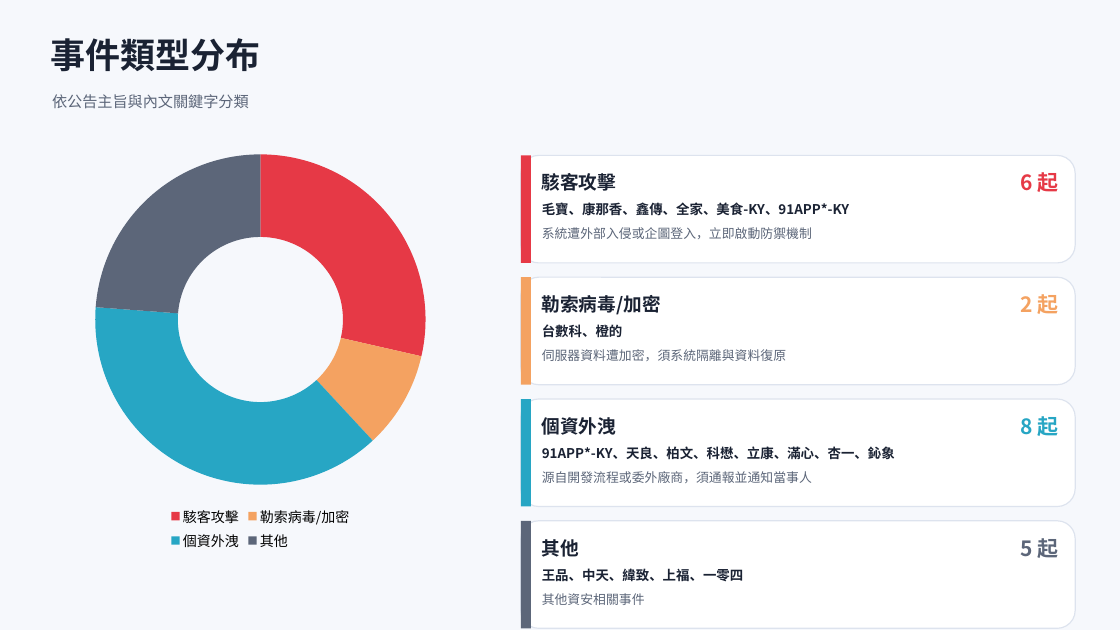
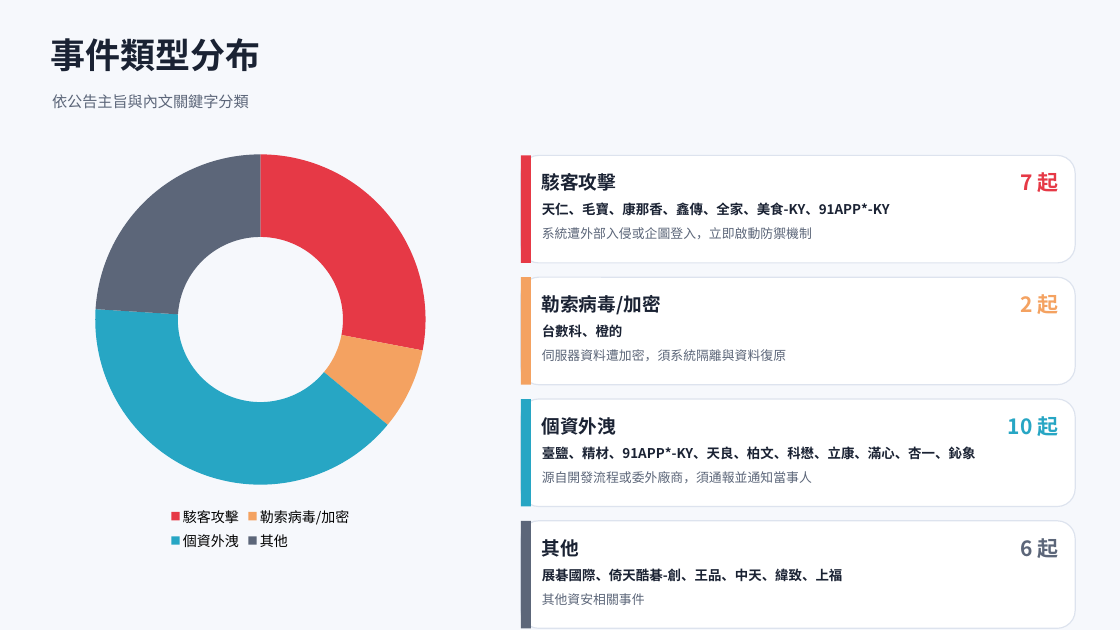
Before and after one commit to Johnnylin77/mops-isec-monitor, a slide deck: slide 3 of 資安事件因應分析.pptx. Drawn at 1120x630 pixels with LibreOffice and Linux fonts; fonts in the diff are those of the drawing. Boxes give left, top, right and bottom in pixels: in the first picture for what was removed or moved away, otherwise in the second. Text is boxed around its words. In the diff, an @@ line names an element or a change of style, - is before the commit and + after.

```diff
--- a/資安事件因應分析.pptx
+++ b/資安事件因應分析.pptx
@@ doughnut chart at box(42, 143, 479, 555) @@
@@ Series 1, 駭客攻擊: 29 to 28 @@
@@ Series 1, 勒索病毒/加密: 10 to 8 @@
@@ Series 1, 個資外洩: 38 to 40 @@
@@ text at box(1020, 172, 1058, 192): text changed @@
-6 起
+7 起
@@ text at box(542, 202, 890, 216): text changed @@
-毛寶、康那香、鑫傳、全家、美食-KY、91APP*-KY
+天仁、毛寶、康那香、鑫傳、全家、美食-KY、91APP*-KY
@@ text at box(1008, 416, 1058, 436): text changed @@
-8 起
+10 起
@@ text at box(542, 446, 976, 460): text changed @@
-91APP*-KY、天良、柏文、科懋、立康、滿心、杏一、鈊象
+臺鹽、精材、91APP*-KY、天良、柏文、科懋、立康、滿心、杏一、鈊象
@@ text at box(1020, 538, 1058, 558): text changed @@
-5 起
+6 起
@@ text at box(542, 568, 843, 582): text changed @@
-王品、中天、緯致、上福、一零四
+展碁國際、倚天酷碁-創、王品、中天、緯致、上福
```
Also in this commit, not shown: 9 other slides changed, 1 slide added, 2 other files.
